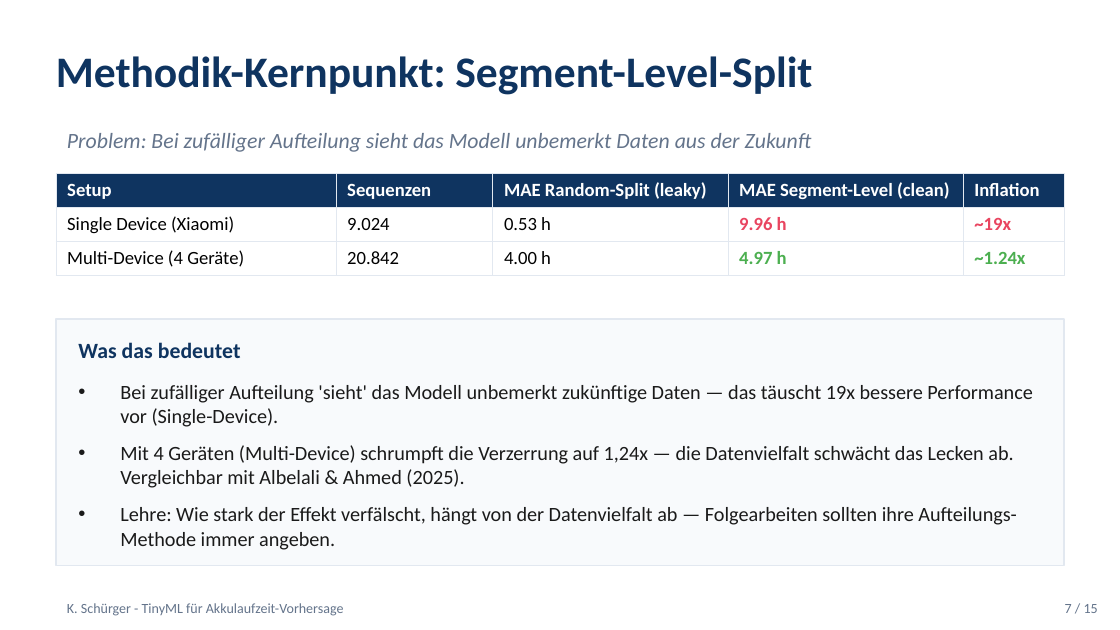
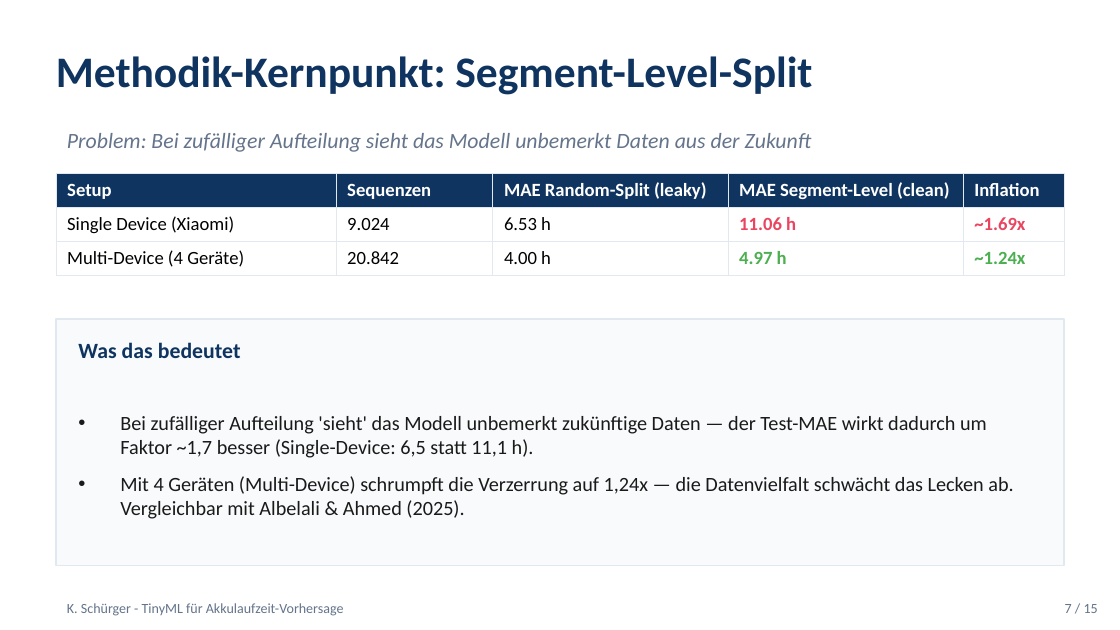
Before and after one commit to Keno-fsdf/HandyUsageRepo, a slide deck: slide 7 of paper/Paper_Verteidigung.pptx. Drawn at 1120x630 pixels with LibreOffice and Linux fonts; fonts in the diff are those of the drawing. Boxes give left, top, right and bottom in pixels: in the first picture for what was removed or moved away, otherwise in the second. Text is boxed around its words. In the diff, an @@ line names an element or a change of style, - is before the commit and + after.

```diff
--- a/paper/Paper_Verteidigung.pptx
+++ b/paper/Paper_Verteidigung.pptx
@@ table at (56,174,1064,286) @@
-row 2: Single Device (Xiaomi) | 9.024 | 0.53 h | 9.96 h | ~19x
+row 2: Single Device (Xiaomi) | 9.024 | 6.53 h | 11.06 h | ~1.69x
@@ text at (120,416,987,458): text changed @@
-• Bei zufälliger Aufteilung 'sieht' das Modell unbemerkt zukünftige Daten — das täuscht 19x bessere Performance vor (Single-Device).
+• Bei zufälliger Aufteilung 'sieht' das Modell unbemerkt zukünftige Daten — der Test-MAE wirkt dadurch um Faktor ~1,7 besser (Single-Device: 6,5 statt 11,1 h).
@@ text at (120,507,1017,550): paragraph removed @@
-• Lehre: Wie stark der Effekt verfälscht, hängt von der Datenvielfalt ab — Folgearbeiten sollten ihre Aufteilungs-Methode immer angeben.
```
Also in this commit, not shown: 7 other slides changed, 3 other files.
